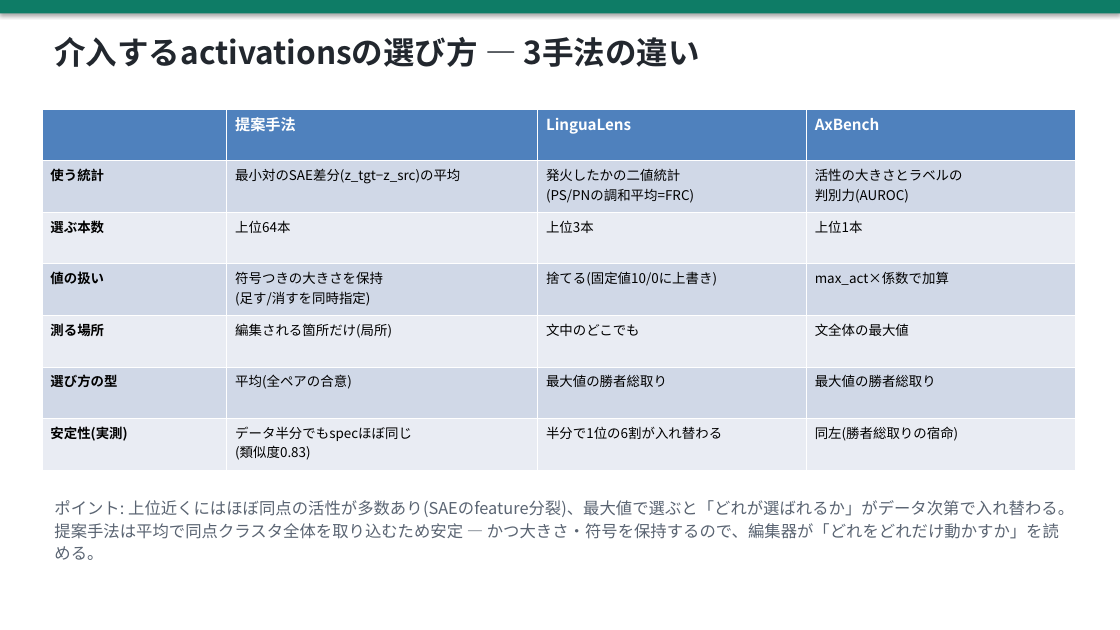
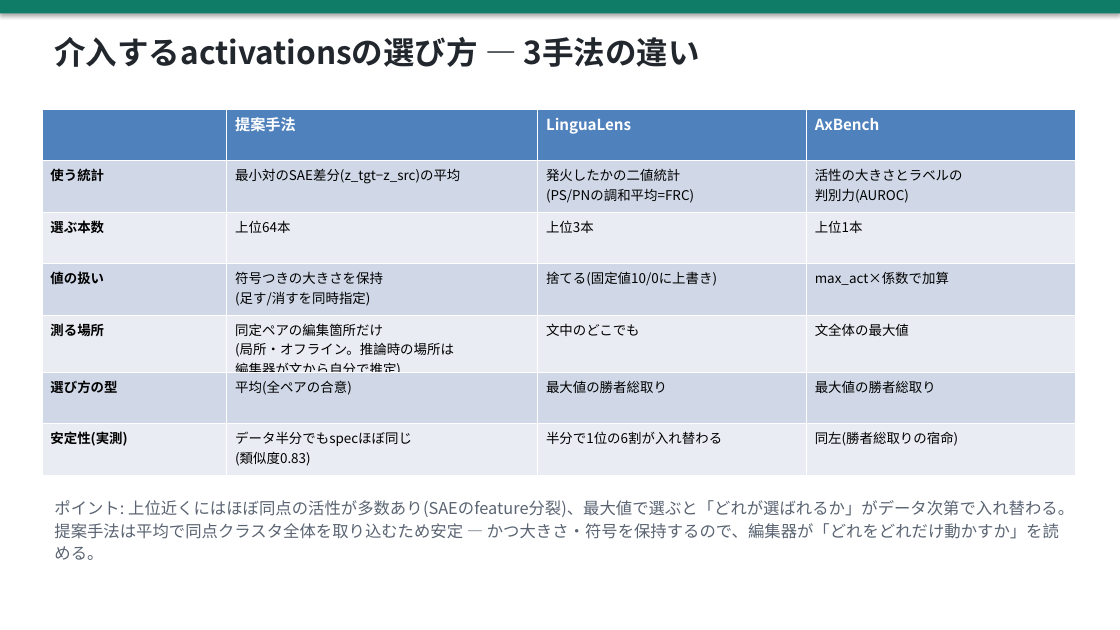
Before and after one commit to yohei-kobashi/SAE-LEWIS, a slide deck: slide 13 of slides/20260722_progress.pptx. Drawn at 1120x630 pixels with LibreOffice and Linux fonts; fonts in the diff are those of the drawing. Boxes give left, top, right and bottom in pixels: in the first picture for what was removed or moved away, otherwise in the second. Text is boxed around its words. In the diff, an @@ line names an element or a change of style, - is before the commit and + after.

Commit message:
スライド修正: 選び方比較表の「測る場所」を『同定ペアの編集箇所(局所・オフライン)、推論時の場所は編集器が推定』に明確化(ユーザー指摘の誤解ポイント)

```diff
--- a/slides/20260722_progress.pptx
+++ b/slides/20260722_progress.pptx
@@ table at (42, 109, 1075, 471) @@
-row 5, column 2: 編集される箇所だけ(局所)
+row 5, column 2: 同定ペアの編集箇所だけ / (局所・オフライン。推論時の場所は / 編集器が文から自分で推定)
```
